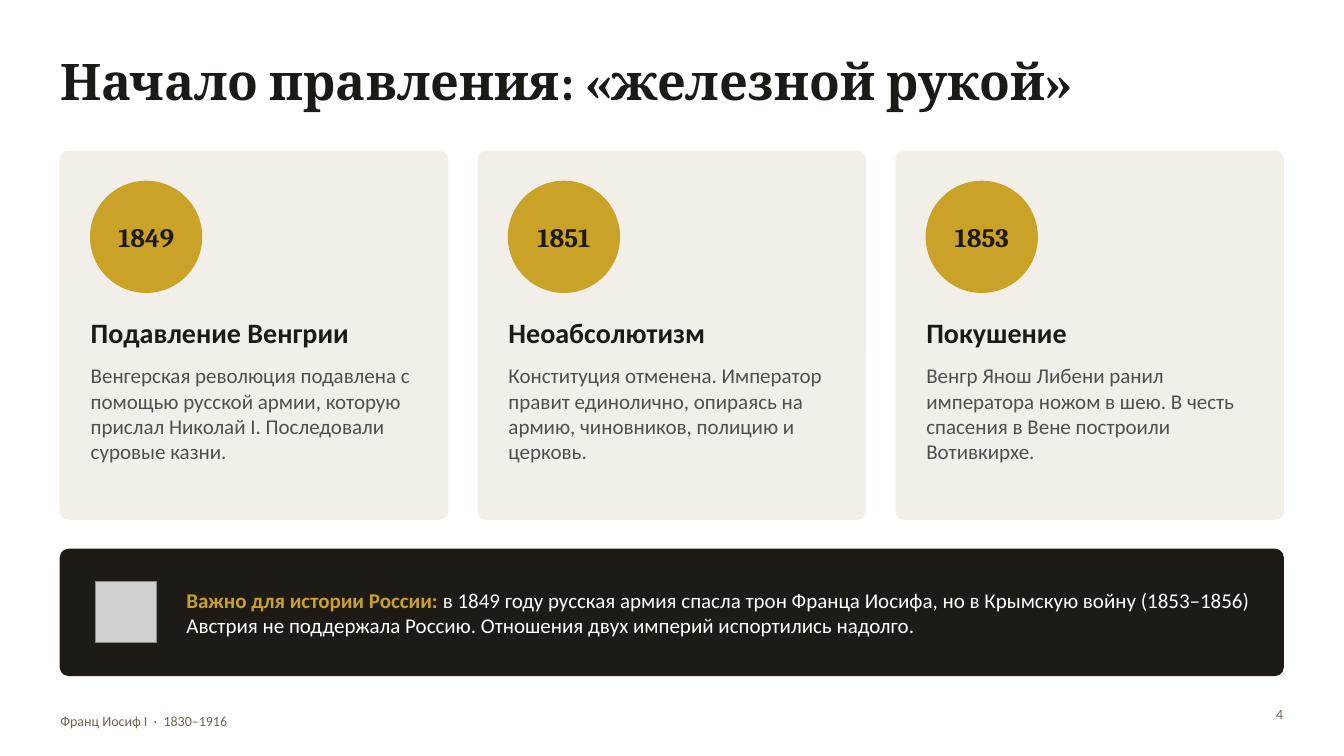
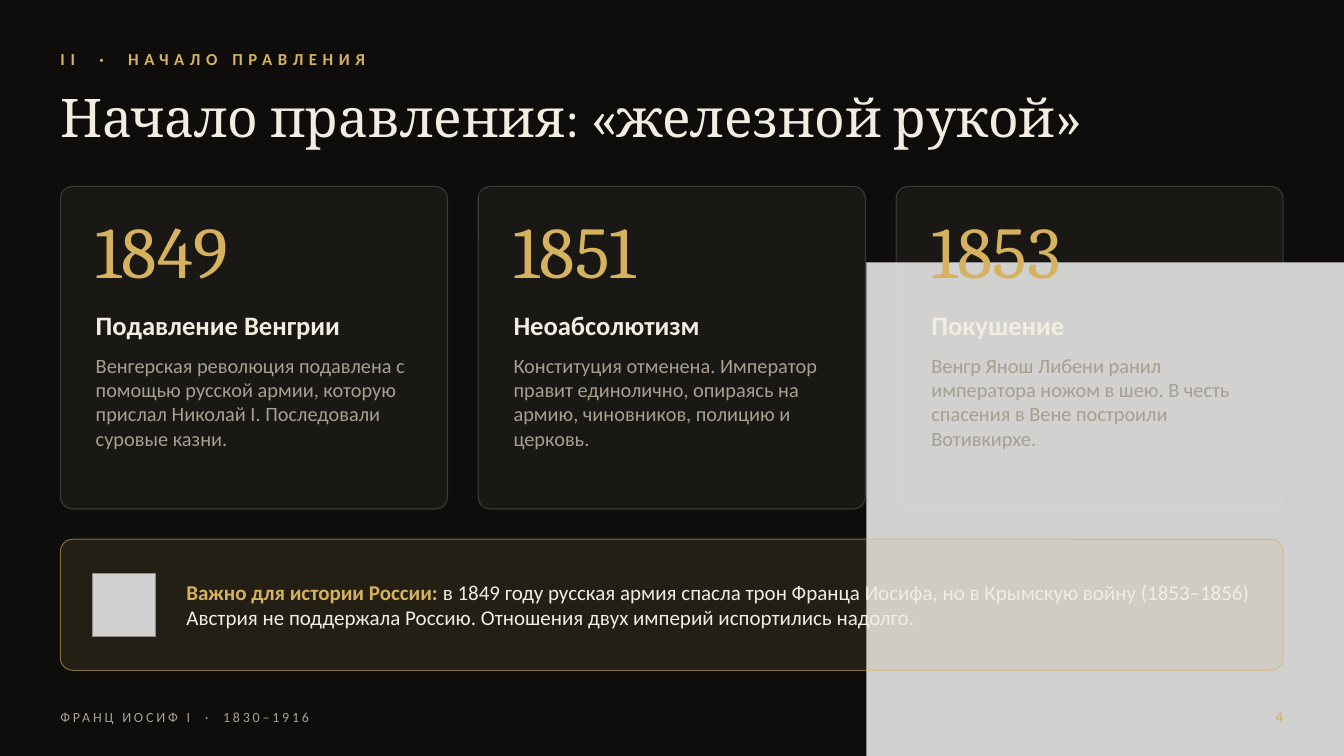
Before and after one commit to ostmat777-png/Claude, a slide deck: slide 4 of presentations/Franz_Joseph_I.pptx. Drawn at 1344x756 pixels with LibreOffice and Linux fonts; fonts in the diff are those of the drawing; grey boxes stand for pictures; background and template pictures are left out. Boxes give left, top, right and bottom in pixels: in the first picture for what was removed or moved away, otherwise in the second. Text is boxed around its words. In the diff, an @@ line names an element or a change of style, - is before the commit and + after.

```diff
--- a/presentations/Franz_Joseph_I.pptx
+++ b/presentations/Franz_Joseph_I.pptx
@@ background #FFFFFF to picture (left out) @@
@@ text added at [60, 54, 365, 65], 12 pt, text #D6B25E, bold @@
+II · НАЧАЛО ПРАВЛЕНИЯ
@@ title "Начало правления: «железной рукой»": place and size @@
-title "Начало правления: «железной рукой»" at [60, 61, 1045, 112]
+title "Начало правления: «железной рукой»" at [60, 97, 1056, 150]
@@ title "Начало правления: «железной рукой»" at [60, 97, 1056, 150]: size 36 to 38 pt, text colour #1C1A17 to #F2ECE1, bold off; line spacing 1 to 0.92 @@
@@ rounded rectangle: place and size @@
-rounded rectangle at [60, 151, 448, 519]
+rounded rectangle at [60, 187, 448, 509]
@@ ellipse removed at [91, 181, 202, 292] @@
@@ text "1849": place and size @@
-text "1849" at [118, 229, 174, 247]
+text "1849" at [96, 228, 228, 279]
@@ rounded rectangle: place and size @@
-rounded rectangle at [479, 151, 866, 519]
+rounded rectangle at [479, 187, 866, 509]
@@ ellipse removed at [508, 181, 619, 292] @@
@@ size 19 to 52 pt, text colour #1E1A15 to #D6B25E, bold off; alignment centre to left in 3 elements at [931, 211, 1061, 294], [96, 228, 228, 279], [514, 229, 636, 279] @@
@@ text "1851": place and size @@
-text "1851" at [537, 229, 590, 247]
+text "1851" at [514, 229, 636, 279]
@@ fill #F2EFE9 to #F2ECE1 at 5% opacity; outline #F2EFE9 1 pt to #F2ECE1 0.75 pt; proportions changed in 3 elements at [60, 187, 448, 509], [479, 187, 866, 509], [896, 187, 1284, 509] @@
@@ rounded rectangle: place and size @@
-rounded rectangle at [896, 151, 1284, 519]
+rounded rectangle at [896, 187, 1284, 509]
@@ ellipse removed at [927, 181, 1037, 292] @@
@@ text "1853": place and size @@
-text "1853" at [955, 229, 1009, 247]
+text "1853" at [931, 211, 1061, 294]
@@ picture added at [867, 262, 1344, 756] @@
@@ size 20 to 19 pt, text colour #1C1A17 to #F2ECE1 in 3 elements at [932, 302, 1248, 348], [96, 317, 340, 340], [514, 316, 700, 335] @@
@@ size 15 to 14.5 pt, text colour #4F4F4F to #A79F90 in 3 elements at [931, 359, 1230, 449], [514, 360, 817, 450], [96, 360, 405, 449] @@
@@ text "Венгерская революция подавлена с помощью ...": place and size @@
-text "Венгерская революция подавлена с помощью ..." at [91, 369, 410, 463]
+text "Венгерская революция подавлена с помощью ..." at [96, 360, 405, 449]
@@ text "Конституция отменена. Император правит единолично, ...": place and size @@
-text "Конституция отменена. Император правит единолично, ..." at [508, 369, 822, 463]
+text "Конституция отменена. Император правит единолично, ..." at [514, 360, 817, 450]
@@ text "Венгр Янош Либени ранил императора ...": place and size @@
-text "Венгр Янош Либени ранил императора ..." at [926, 368, 1234, 463]
+text "Венгр Янош Либени ранил императора ..." at [931, 359, 1230, 449]
@@ rounded rectangle: place and size @@
-rounded rectangle at [60, 549, 1284, 676]
+rounded rectangle at [60, 539, 1284, 670]
@@ rounded rectangle at [60, 539, 1284, 670]: fill #1E1A15 to #D6B25E at 11% opacity; outline #1E1A15 1 pt to #D6B25E 0.75 pt; proportions changed @@
@@ text "Важно для истории России: в ...": place and size @@
-text "Важно для истории России: в ..." at [186, 593, 1249, 637]
+text "Важно для истории России: в ..." at [186, 583, 938, 632]
@@ text "Важно для истории России: в ..." at [186, 583, 938, 632]: text colour #C9A227 to #D6B25E in "Важно для истории России:"; text colour #FFFFFF to #F2ECE1 in "в 1849 году русская армия спасла трон ..." @@
@@ picture: place and size @@
-picture at [96, 582, 156, 642]
+picture at [93, 574, 155, 636]
@@ text at [187, 712, 309, 722]: text changed; text colour #6E6250 to #A79F90 @@
-Франц Иосиф I · 1830–1916
+ФРАНЦ ИОСИФ I · 1830–1916
@@ page number at [1275, 712, 1283, 722]: size 10 to 11 pt, text colour #6E6250 to #D6B25E; vertical alignment top to middle @@
```
Also in this commit, not shown: 12 other slides changed.
